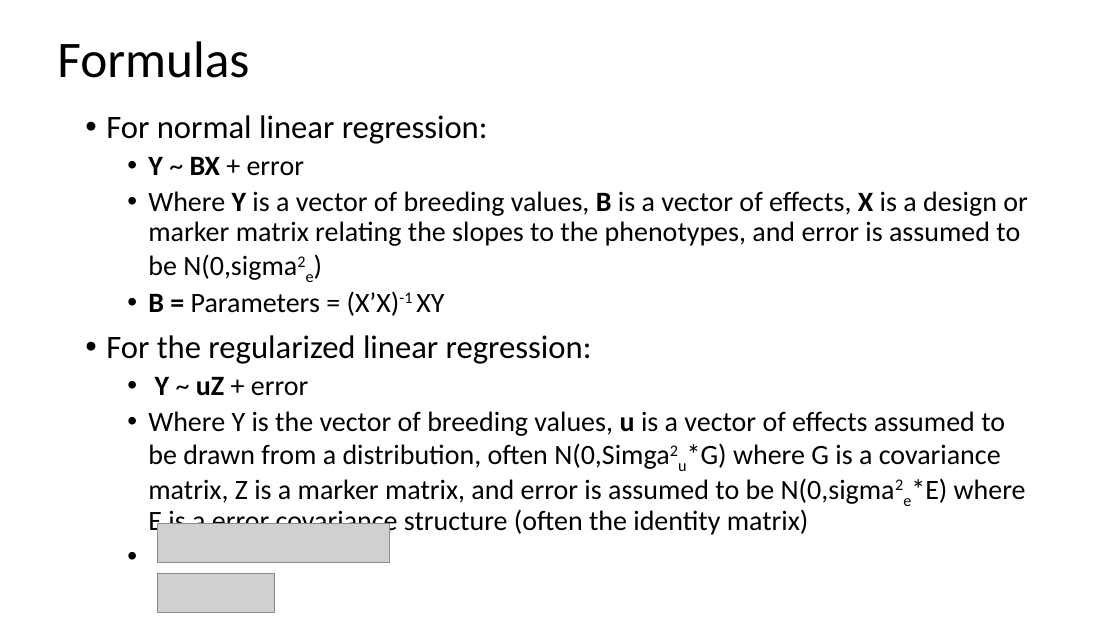
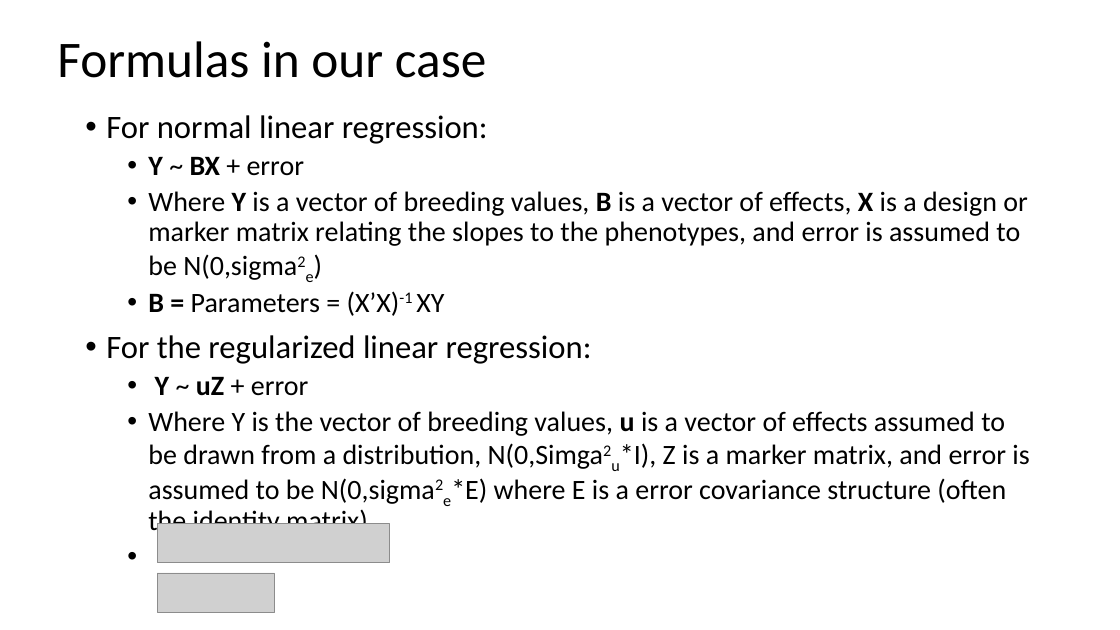
Before and after one commit to ter56/September2_2021_class, a slide deck: slide 31 of AdditiveModels_9_2_2021.pptx. Drawn at 1120x630 pixels with LibreOffice and Linux fonts; fonts in the diff are those of the drawing; grey boxes stand for pictures. Boxes give left, top, right and bottom in pixels: in the first picture for what was removed or moved away, otherwise in the second. Text is boxed around its words. In the diff, an @@ line names an element or a change of style, - is before the commit and + after.

```diff
--- a/AdditiveModels_9_2_2021.pptx
+++ b/AdditiveModels_9_2_2021.pptx
@@ title at <box>57,41,486,78</box>: text changed @@
-Formulas
+Formulas in our case
@@ text at <box>148,411,1029,537</box>: text changed @@
-  • Where Y is the vector of breeding values, u is a vector of effects assumed to be drawn from a distribution, often N(0,Simga2u*G) where G is a covariance matrix, Z is a marker matrix, and error is assumed to be N(0,sigma2e*E) where E is a error covariance structure (often the identity matrix)
+  • Where Y is the vector of breeding values, u is a vector of effects assumed to be drawn from a distribution, N(0,Simga2u*I), Z is a marker matrix, and error is assumed to be N(0,sigma2e*E) where E is a error covariance structure (often the identity matrix)
```
Also in this commit, not shown: 4 other slides changed, 1 slide removed, 1 other file.
